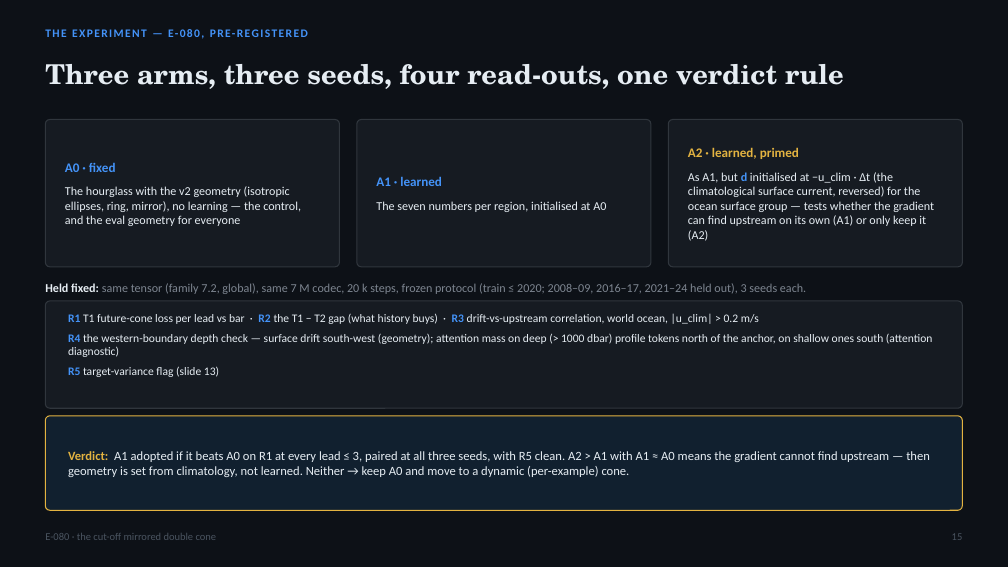
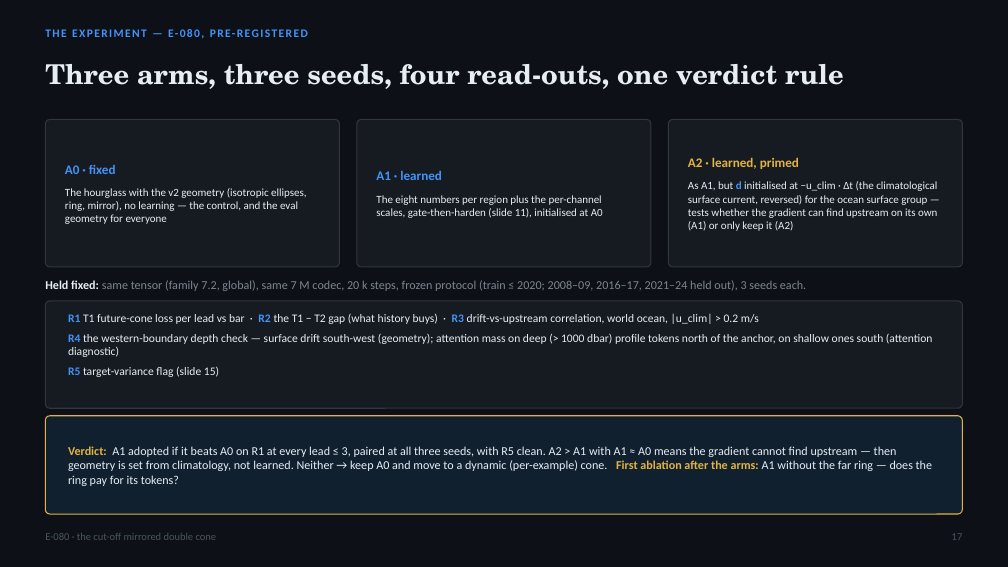
Before and after one commit to blauewelt/earth, a slide deck: slide 17 of ml/plans/E080_hourglass_cone_deck.pptx (slide 15 before the commit). Drawn at 1008x567 pixels with LibreOffice and Linux fonts; fonts in the diff are those of the drawing. Boxes give left, top, right and bottom in pixels: in the first picture for what was removed or moved away, otherwise in the second. Text is boxed around its words. In the diff, an @@ line names an element or a change of style, - is before the commit and + after.

```diff
--- a/ml/plans/E080_hourglass_cone_deck.pptx
+++ b/ml/plans/E080_hourglass_cone_deck.pptx
@@ text at [65,188,306,224]: size 11.5 to 10.5 pt @@
@@ text at [376,195,603,218]: text changed; size 11.5 to 10.5 pt @@
-The seven numbers per region, initialised at A0
+The eight numbers per region plus the per-channel scales, gate-then-harden (slide 11), initialised at A0
@@ text at [688,181,937,231]: size 11.5 to 10.5 pt @@
@@ text at [68,366,219,377]: text changed @@
-R5 target-variance flag (slide 13)
+R5 target-variance flag (slide 15)
@@ rounded rectangle: place and size @@
-rounded rectangle at [45,416,963,510]
+rounded rectangle at [45,416,963,514]
@@ rounded rectangle at [45,416,963,514]: proportions changed @@
@@ text at [68,446,932,486]: text changed; size 12 to 11.5 pt @@
-Verdict: A1 adopted if it beats A0 on R1 at every lead ≤ 3, paired at all three seeds, with R5 clean. A2 > A1 with A1 ≈ A0 means the gradient cannot find upstream — then geometry is set from climatology, not learned. Neither → keep A0 and move to a dynamic (per-example) cone.
+Verdict: A1 adopted if it beats A0 on R1 at every lead ≤ 3, paired at all three seeds, with R5 clean. A2 > A1 with A1 ≈ A0 means the gradient cannot find upstream — then geometry is set from climatology, not learned. Neither → keep A0 and move to a dynamic (per-example) cone. First ablation after the arms: A1 without the far ring — does the ring pay for its tokens?
```
Also in this commit, not shown: 10 other slides changed, 3 slides added, 1 slide removed, 8 other files.
